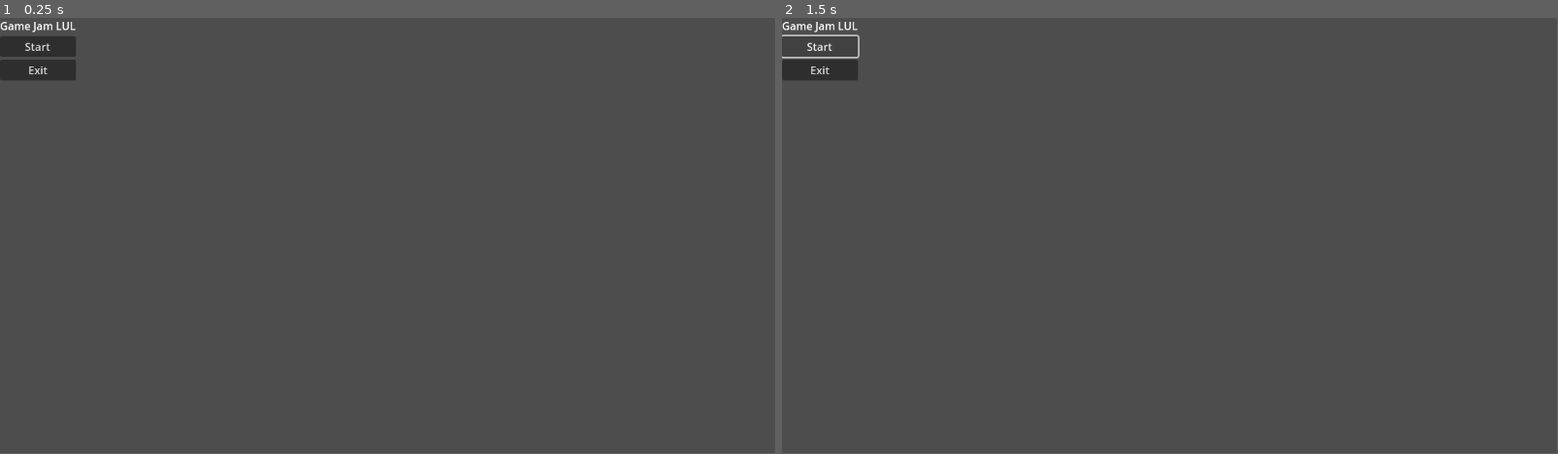
Above: before the commit, frames 1-2 (left to right).
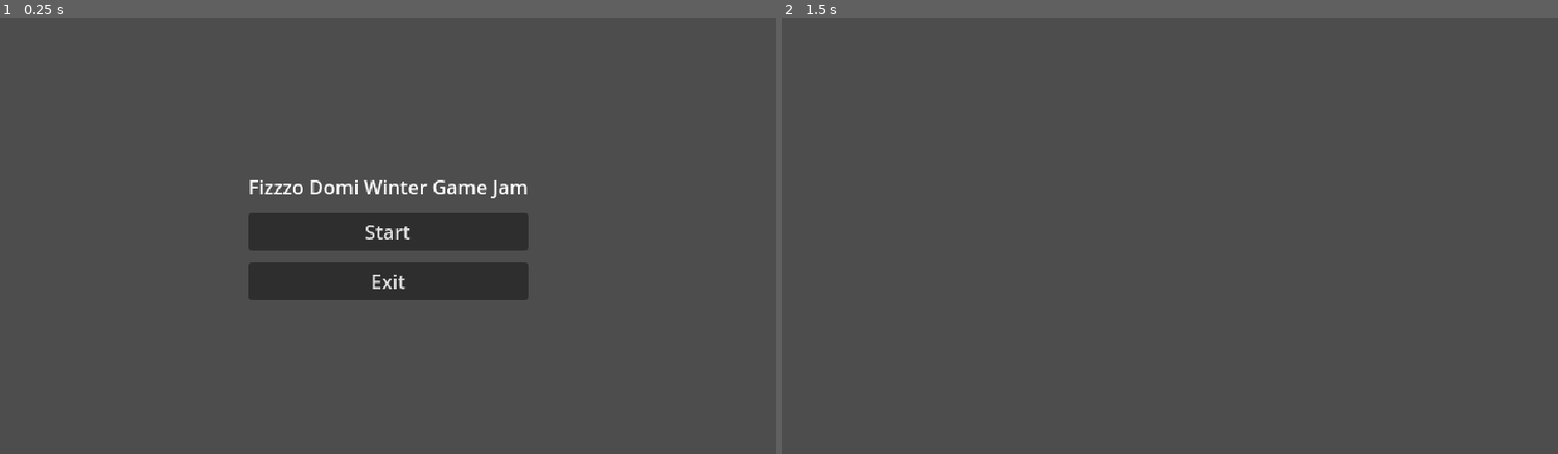
Above: after the commit, the same moments.

Repository: hostdos/WGJ25
Game: Godot game, scene res://scenes/main_menu.tscn
Two runs of this game, one before a commit and one after it. Both use one fixed random seed, a clock stepped at 60 frames per second and the inputs below.
Inputs (mouse positions are in pixels of both pictures, inside the frame that each line leads up to):
- Up to frame 1 (0.25 s): no input
- Up to frame 2 (1.5 s): click "Start" at 0.5 s; click (820, 48) at 1.25 s, where only the run before the commit has a clickable "Start"
In our replay, the window is 799x449 before the commit and 800x450 after it. These sizes can differ from the game's own. Grey fills any space a smaller window leaves; there, only what the larger window draws over its background counts as a difference.

The runs differ from the first frame. In frame 1, 7.7% of the frame differs, in the area x 0-69%, y 0-65%; in frame 2, 0.7%.

Commit message:
main menu, map, music player basics

Diff:
--- a/toy-box-25/project.godot
+++ b/toy-box-25/project.godot
@@ -15,6 +15,19 @@
 config/features=PackedStringArray("4.5", "GL Compatibility")
 config/icon="res://icon.svg"
 
+[autoload]
+
+BackgroundMusicPlayer="*res://scenes/BackgroundMusicPlayer.tscn"
+
+[display]
+
+window/size/viewport_width=640
+window/size/viewport_height=360
+window/size/always_on_top=true
+window/size/window_width_override=1920
+window/size/window_height_override=1080
+window/stretch/mode="viewport"
+
 [rendering]
 
 renderer/rendering_method="gl_compatibility"
--- /dev/null
+++ b/toy-box-25/scenes/BackgroundMusicPlayer.tscn
@@ -0,0 +1,6 @@
+[gd_scene load_steps=2 format=3 uid="uid://ch0i42ykafibr"]
+
+[ext_resource type="Script" uid="uid://c1o88fs8x81pc" path="res://scenes/background_music_player.gd" id="1_0yxyo"]
+
+[node name="BackgroundMusicPlayer" type="AudioStreamPlayer"]
+script = ExtResource("1_0yxyo")
--- /dev/null
+++ b/toy-box-25/scenes/background_music_player.gd
@@ -0,0 +1,5 @@
+extends AudioStreamPlayer
+
+func _ready():
+	stream = load("res://assets/sound_music/startcart1/dc_music06.wav")
+	play()
--- /dev/null
+++ b/toy-box-25/scenes/main_menu.gd
@@ -0,0 +1,13 @@
+extends CanvasLayer
+
+func _ready():
+	%StartButton.pressed.connect(_on_start_button_pressed)
+	%ExitButton.pressed.connect(_on_exit_button_pressed)
+
+func _on_start_button_pressed():
+	print("Start Button pressed")
+	get_tree().change_scene_to_file("res://scenes/map.tscn")
+
+func _on_exit_button_pressed():
+	print("Quit Button pressed")
+	get_tree().quit()
--- a/toy-box-25/scenes/main_menu.tscn
+++ b/toy-box-25/scenes/main_menu.tscn
@@ -1,20 +1,38 @@
-[gd_scene format=3 uid="uid://b8ulhkmm1wtyp"]
+[gd_scene load_steps=2 format=3 uid="uid://b8ulhkmm1wtyp"]
+
+[ext_resource type="Script" uid="uid://dbigbnhpq3deq" path="res://scenes/main_menu.gd" id="1_l6cm7"]
 
 [node name="CanvasLayer" type="CanvasLayer"]
+script = ExtResource("1_l6cm7")
 
-[node name="VBoxContainer" type="VBoxContainer" parent="."]
-offset_right = 40.0
-offset_bottom = 40.0
+[node name="MarginContainer" type="MarginContainer" parent="."]
+anchors_preset = 8
+anchor_left = 0.5
+anchor_top = 0.5
+anchor_right = 0.5
+anchor_bottom = 0.5
+offset_left = -56.5
+offset_top = -46.5
+offset_right = 56.5
+offset_bottom = 46.5
+grow_horizontal = 2
+grow_vertical = 2
+
+[node name="VBoxContainer" type="VBoxContainer" parent="MarginContainer"]
+layout_mode = 2
+theme_override_constants/separation = 10
 alignment = 1
 
-[node name="Title" type="Label" parent="VBoxContainer"]
+[node name="Title" type="Label" parent="MarginContainer/VBoxContainer"]
 layout_mode = 2
-text = "Game Jam LUL"
+text = "Fizzzo Domi Winter Game Jam"
 
-[node name="StartButton" type="Button" parent="VBoxContainer"]
+[node name="StartButton" type="Button" parent="MarginContainer/VBoxContainer"]
+unique_name_in_owner = true
 layout_mode = 2
 text = "Start"
 
-[node name="ExitButton" type="Button" parent="VBoxContainer"]
+[node name="ExitButton" type="Button" parent="MarginContainer/VBoxContainer"]
+unique_name_in_owner = true
 layout_mode = 2
 text = "Exit"
--- /dev/null
+++ b/toy-box-25/scenes/map.tscn
@@ -0,0 +1,3 @@
+[gd_scene format=3 uid="uid://bm5b6sp1elguy"]
+
+[node name="Map" type="Node"]
Not shown, added: toy-box-25/scenes/background_music_player.gd.uid
Not shown, added: toy-box-25/scenes/main_menu.gd.uid
Not shown, changed: README.md
